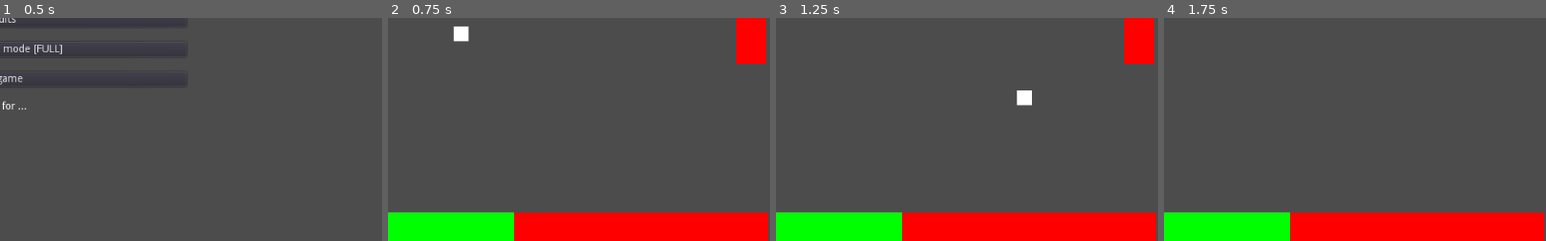
Above: before the commit, frames 1-4 (left to right).
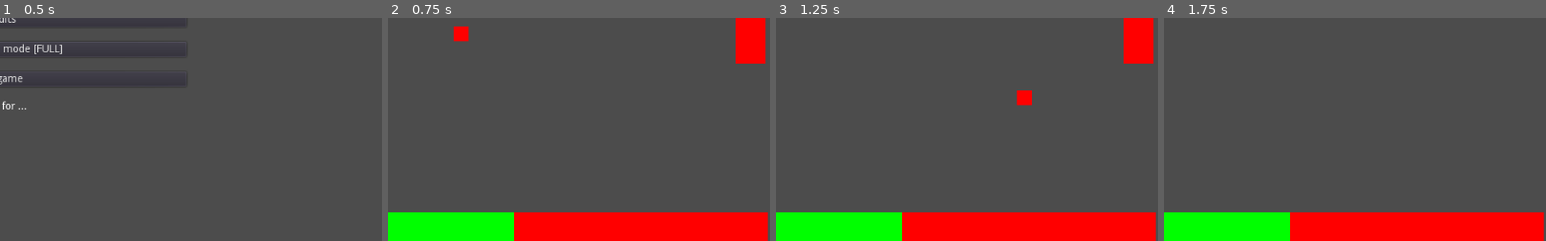
Above: after the commit, the same moments.

Repository: moisesjbc/1-retogamedev
Game: Godot game, scene res://menus/main_menu/main_menu.tscn
Two runs of this game, one before a commit and one after it. Both use one fixed random seed, a clock stepped at 60 frames per second and the inputs below.
Inputs:
- Up to frame 1 (0.5 s): no input
- Up to frame 2 (0.75 s): click "Start game" at 0.5 s
- Up to frame 3 (1.25 s): no input
- Up to frame 4 (1.75 s): hold Up (ui_up) from 1.28 s (still down)
The pictures show only the part of the screen within x 50-100%, y 50-100%; the shares and areas given below are measured in that part.

Frame 1 is identical in both runs. In frame 2, 0.3% of the frame differs, in the area x 17-22%, y 3-11%; in frame 3, 0.3%; in frame 4, nothing differs.

Commit message:
Added ball-player collision based on color

Diff:
--- a/godot-project/main/ball/ball.gd
+++ b/godot-project/main/ball/ball.gd
@@ -1,10 +1,15 @@
 extends KinematicBody2D
+
+var ColorUtils = preload("res://scripts/color_utils.gd")
 
 export var speed: int = 500
 var velocity: Vector2
+var current_color: String = "R"
+var layer: int = 1
 
 # Called when the node enters the scene tree for the first time.
 func _ready():
+	ColorUtils.set_color(self, current_color)
 	set_physics_process(true)
 	randomize()
 
--- a/godot-project/main/player/player.gd
+++ b/godot-project/main/player/player.gd
@@ -6,7 +6,7 @@
 export var player_index: int = 1
 export var velocity: float = 900
 var direction: Vector2 = Vector2(0.0, 0.0)
-
+var layer: int = 2
 
 func _ready():
 	ColorUtils.set_color(self, current_color)
--- a/godot-project/main/player/player.tscn
+++ b/godot-project/main/player/player.tscn
@@ -7,6 +7,8 @@
 extents = Vector2( 20.1601, 60.3466 )
 
 [node name="player" type="KinematicBody2D"]
+collision_layer = 0
+collision_mask = 0
 script = ExtResource( 2 )
 
 [node name="sprite" type="Sprite" parent="."]
--- a/godot-project/main/wall/wall.gd
+++ b/godot-project/main/wall/wall.gd
@@ -3,7 +3,7 @@
 var ColorUtils = preload("res://scripts/color_utils.gd")
 
 export var current_color: String = "G"
-
+var layer: int = 1 + 2
 
 # Called when the node enters the scene tree for the first time.
 func _ready():
--- a/godot-project/scripts/color_utils.gd
+++ b/godot-project/scripts/color_utils.gd
@@ -3,9 +3,15 @@
 static func set_color(node, color: String):
 	if color == "R":
 		node.modulate = Color(1, 0, 0)
+		node.set_collision_mask(node.layer + 4)
+		node.set_collision_layer(node.layer + 4)
 	elif color == "G":
 		node.modulate = Color(0, 1, 0)
+		node.set_collision_mask(node.layer + 8)
+		node.set_collision_layer(node.layer + 8)
 	else:
 		node.modulate = Color(0, 0, 1)
+		node.set_collision_mask(node.layer + 16)
+		node.set_collision_layer(node.layer + 16)
 
 	node.current_color = color
